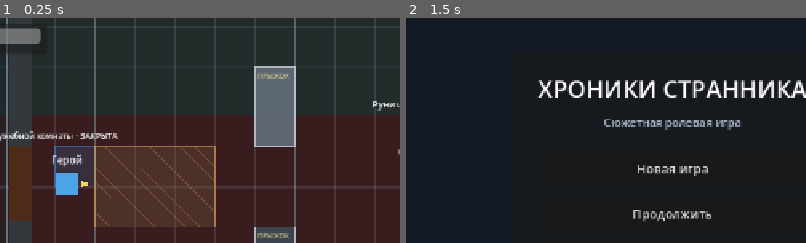
Above: before the commit, frames 1-2 (left to right).
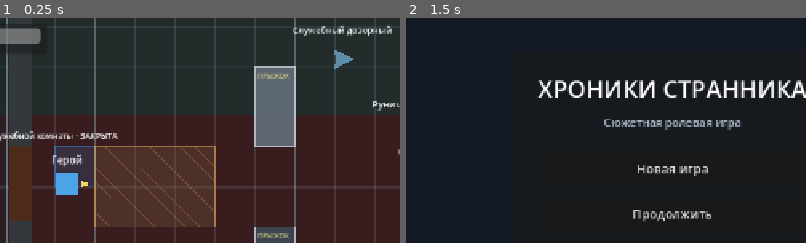
Above: after the commit, the same moments.

Repository: eretenkodaniil16-rgb/rpg-project
Game: Godot game, scene res://scenes/game/game.tscn
The game is run twice, just before and just after one commit, with the same random seed, the same clock (stepped at 60 frames per second) and the same inputs. This scene is started directly instead of the project's main scene.
Inputs:
- Up to frame 1 (0.25 s): no input
- Up to frame 2 (1.5 s): click "ВЗАИМ." at 0.5 s; click "МЕНЮ" at 1.25 s
The pictures show only the part of the screen within x 17-67%, y 13-63%; the shares and areas given below are measured in that part.

The runs differ from the first frame. In frame 1, 0.8% of the frame differs, in the area x 73-98%, y 3-23%; in frame 2, nothing differs.

Commit message:
feat: добавить патрульного наблюдателя в тестовую локацию

Diff:
--- a/scripts/game/stealth_test_room.gd
+++ b/scripts/game/stealth_test_room.gd
@@ -2,8 +2,12 @@
 extends Node2D
 
 const DOOR_SCRIPT: Script = preload("res://scripts/game/stealth_door.gd")
+const PATROL_OBSERVER_SCRIPT: Script = preload("res://scripts/game/stealth_patrol_observer.gd")
+const PATROL_SYSTEM_SCRIPT: Script = preload("res://scripts/systems/patrol_alert_group_system.gd")
 
 var _door: StealthDoor
+var _patrol_observer: StealthPatrolObserver
+var _patrol_data: PatrolAlertGroupSystem = PATROL_SYSTEM_SCRIPT.new() as PatrolAlertGroupSystem
 
 
 func _ready() -> void:
@@ -16,11 +20,27 @@
 	_door.door_label = "Дверь служебной комнаты"
 	_door.door_size = Vector2(36.0, 120.0)
 	add_child(_door)
+	_build_patrol_observer()
 	queue_redraw()
 
 
 func get_test_door() -> StealthDoor:
 	return _door
+
+
+func get_patrol_observer() -> StealthPatrolObserver:
+	return _patrol_observer
+
+
+func _build_patrol_observer() -> void:
+	_patrol_observer = PATROL_OBSERVER_SCRIPT.new() as StealthPatrolObserver
+	_patrol_observer.name = "ServiceGuard"
+	_patrol_observer.actor_id = "service_guard"
+	_patrol_observer.display_name = "Служебный дозорный"
+	_patrol_observer.default_facing_direction = Vector2.RIGHT
+	add_child(_patrol_observer)
+	var initial_position: Vector2 = _patrol_data.get_initial_patrol_position("service_guard")
+	_patrol_observer.global_position = initial_position if initial_position != Vector2.ZERO else Vector2(760.0, 160.0)
 
 
 func _build_wall(node_name: String, local_position: Vector2, wall_size: Vector2) -> void:
